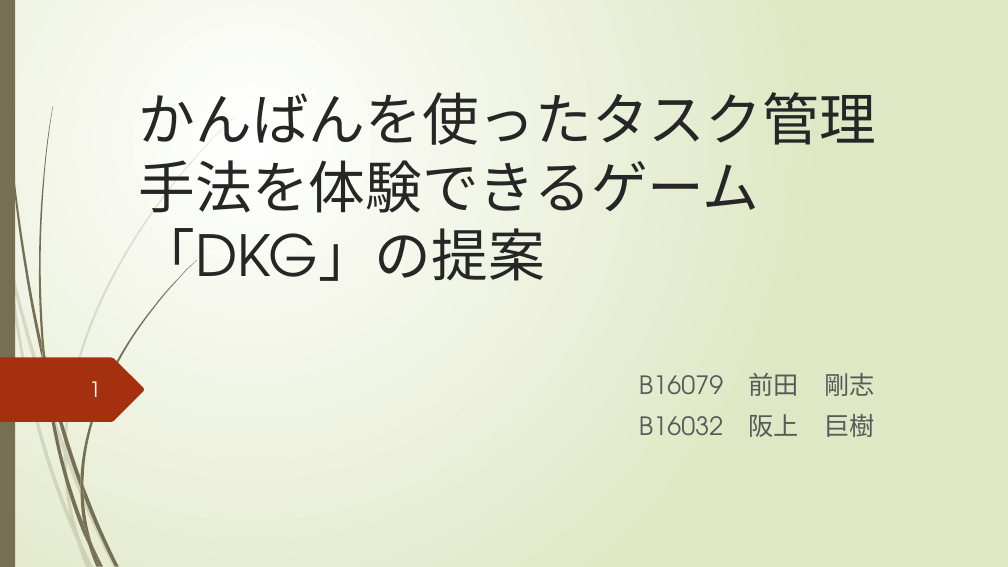
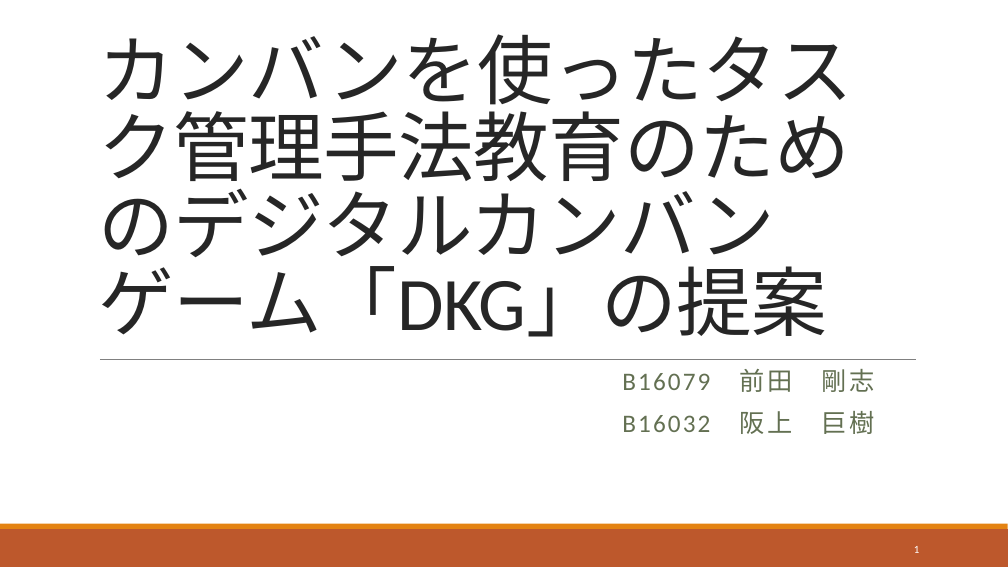
Before and after one commit to igakilab/sotuken_maeda, a slide deck: slide 1 of 卒研発表.pptx. Drawn at 1008x567 pixels with LibreOffice and Linux fonts; fonts in the diff are those of the drawing. Boxes give left, top, right and bottom in pixels: in the first picture for what was removed or moved away, otherwise in the second. Text is boxed around its words. In the diff, an @@ line names an element or a change of style, - is before the commit and + after.

```diff
--- a/卒研発表.pptx
+++ b/卒研発表.pptx
@@ background gradient #FFFFFF to #DFE8C4 to #FFFFFF @@
@@ rectangle removed at <box>0,0,15,567</box> @@
@@ title at <box>99,34,854,337</box>: text changed; size 54 to 72 pt; font TeX Gyre Adventor to Calibri @@
-かんばんを使ったタスク管理手法を体験できるゲーム「DKG」の提案
+カンバンを使ったタスク管理手法教育のためのデジタルカンバンゲーム「DKG」の提案
@@ freeform shape removed at <box>0,358,144,422</box> @@
@@ line added from (100, 359) to (917, 359), #808080 0.5 pt @@
@@ subtitle "B16079 前田 剛志" at <box>622,369,875,434</box>: font TeX Gyre Adventor to Calibri, text colour #595959 to #637052, letter spacing 0 to 2 pt; line spacing 1 to 0.9; more space between paragraphs @@
@@ rectangle added at <box>0,529,1008,567</box>, fill #BD582C @@
@@ rectangle added at <box>0,524,1008,529</box>, fill #E48312 @@
@@ group removed at <box>0,116,236,567</box>: 10 freeform shapes @@
@@ group removed at <box>2,0,197,567</box>: 12 freeform shapes @@
@@ page number: place and size @@
-page number at <box>89,381,101,397</box>
+page number at <box>914,546,920,553</box>
@@ page number at <box>914,546,920,553</box>: size 20 to 10.5 pt, font TeX Gyre Adventor to Calibri, text colour #FEFFFF to #FFFFFF @@
```
Also in this commit, not shown: 5 other slides changed, 14 slides added, 4 slides removed, 5 other files.
